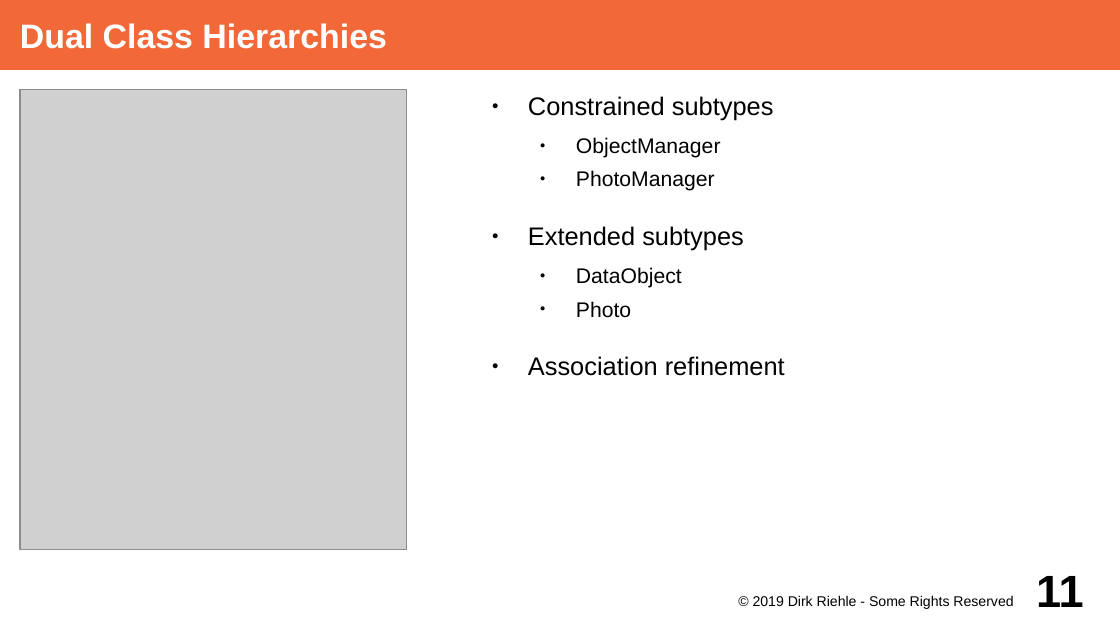
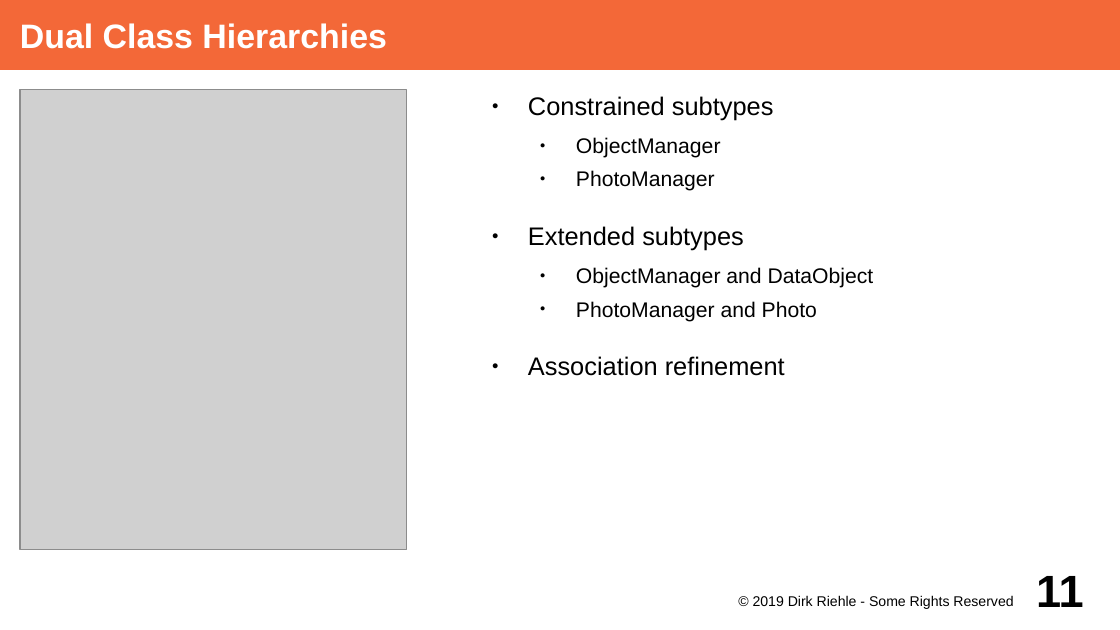
Before and after one commit to dirkriehle/adap-course, a slide deck: slide 11 of Lecture Slides/ADAP C04 - Subtyping and Inheritance.odp. Drawn at 1120x630 pixels with LibreOffice and Linux fonts; fonts in the diff are those of the drawing; grey boxes stand for pictures. Boxes give left, top, right and bottom in pixels: in the first picture for what was removed or moved away, otherwise in the second. Text is boxed around its words. In the diff, an @@ line names an element or a change of style, - is before the commit and + after.

```diff
--- a/Lecture Slides/ADAP C04 - Subtyping and Inheritance.odp
+++ b/Lecture Slides/ADAP C04 - Subtyping and Inheritance.odp
@@ text at box(576, 267, 874, 322): text changed @@
-  ● DataObject
-  ● Photo
+  ● ObjectManager and DataObject
+  ● PhotoManager and Photo
```
Also in this commit, not shown: 1 other file.
